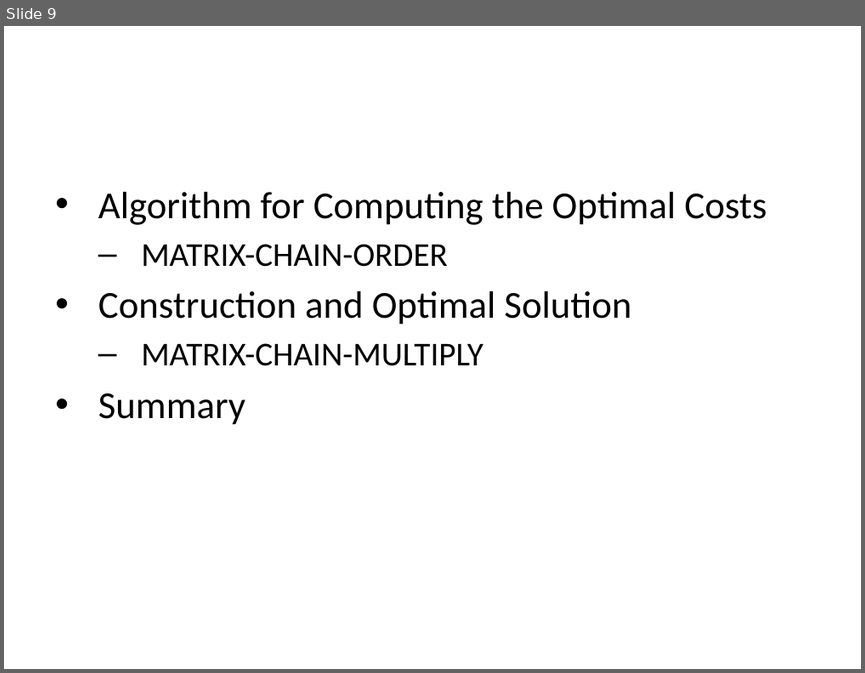
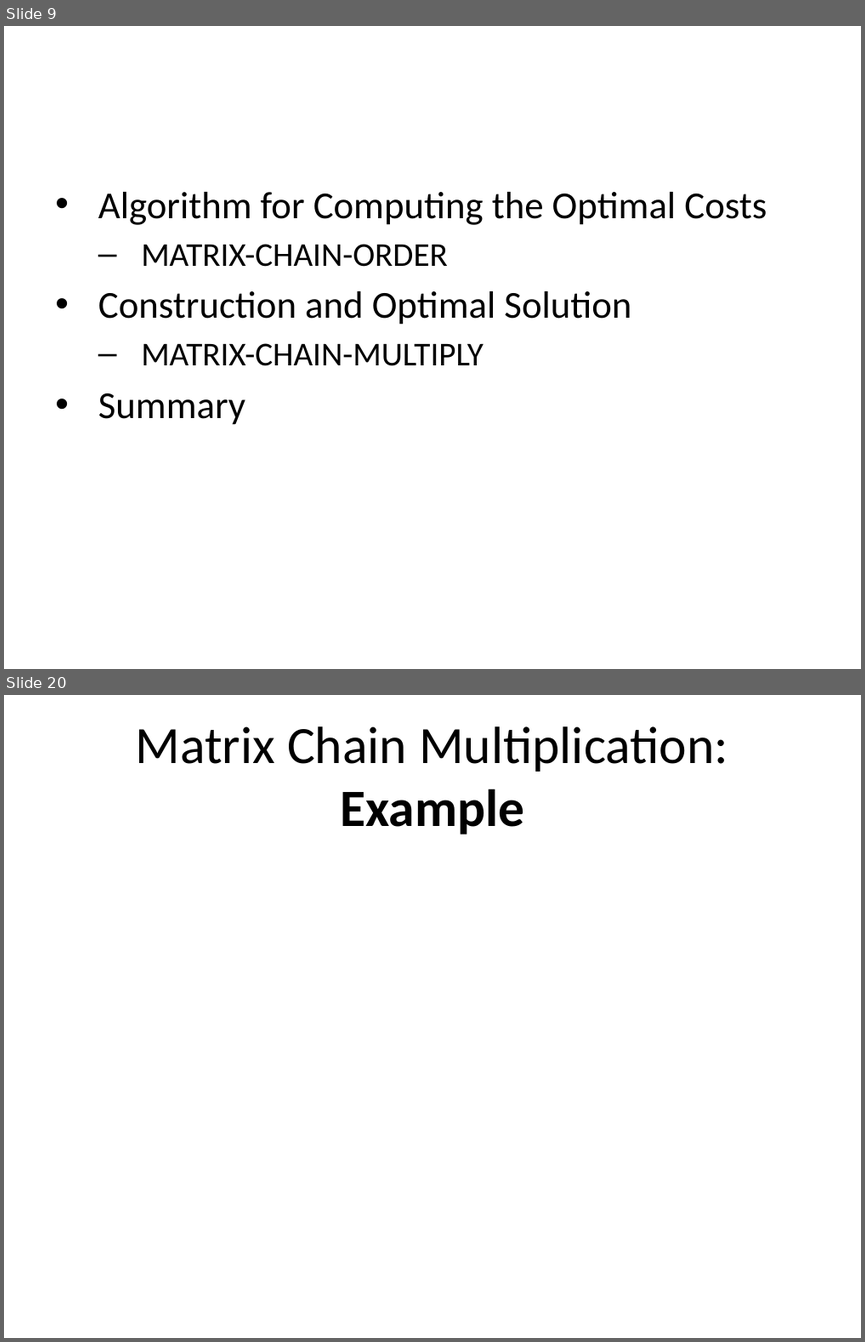
Before and after one commit to ucoruh/ce100-algorithms-and-programming-II, a slide deck: docs/week-5/ce100-week-5-dp.md_word.pptx. Shown one above the other, each under a label of ours: slide 9 before the commit, slides 9 and 20 after it; the slides between them are not shown. The pictures are 865x673 and 865x1342 pixels, drawn with LibreOffice and Linux fonts; fonts in the diff are those of the drawing. Boxes give left, top, right and bottom in pixels: in the first picture for what was removed or moved away, otherwise in the second. Text is boxed around its words. In the diff, an @@ line names an element or a change of style, - is before the commit and + after.

Commit message:
week-5 untill matrix mult

```diff
--- a/docs/week-5/ce100-week-5-dp.md_word.pptx
+++ b/docs/week-5/ce100-week-5-dp.md_word.pptx
@@ slide 20 added at box(4, 695, 861, 1338), background #FFFFFF @@
@@ title added at box(136, 726, 728, 834), 44 pt, text #000000 @@
+Matrix Chain Multiplication: Example
```
Also in this commit, not shown: 39 other slides added, 22 other files.
